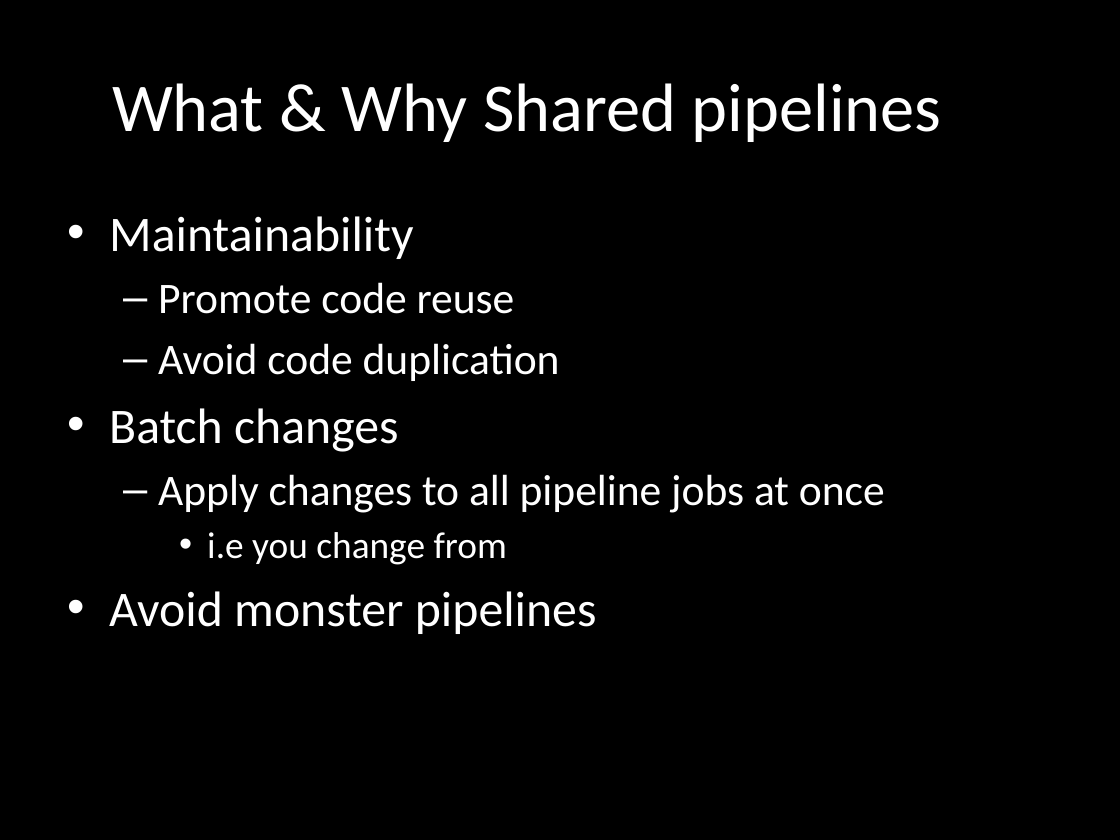
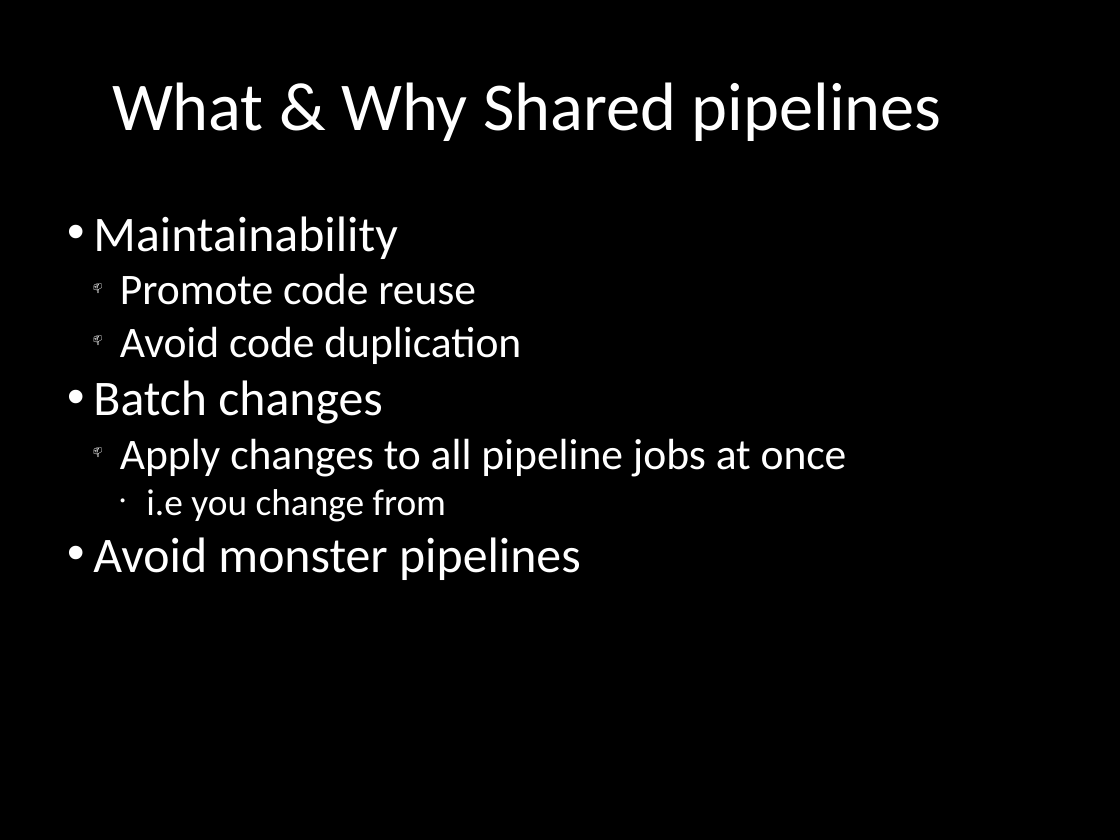
Before and after one commit to AnimalLogic/jenkins_pipeline, a slide deck: slide 2 of SharedPipelinePresentation.pptx. Drawn at 1120x840 pixels with LibreOffice and Linux fonts; fonts in the diff are those of the drawing. Boxes give left, top, right and bottom in pixels: in the first picture for what was removed or moved away, otherwise in the second. Text is boxed around its words. In the diff, an @@ line names an element or a change of style, - is before the commit and + after.

```diff
--- a/SharedPipelinePresentation.pptx
+++ b/SharedPipelinePresentation.pptx
@@ text "Maintainability" at bbox=[93, 216, 847, 580]: indent changed; less space between paragraphs; bullet – to 📫; bullet • to ● @@
```
Also in this commit, not shown: 8 other slides changed, 5 slides added, 2 other files.
